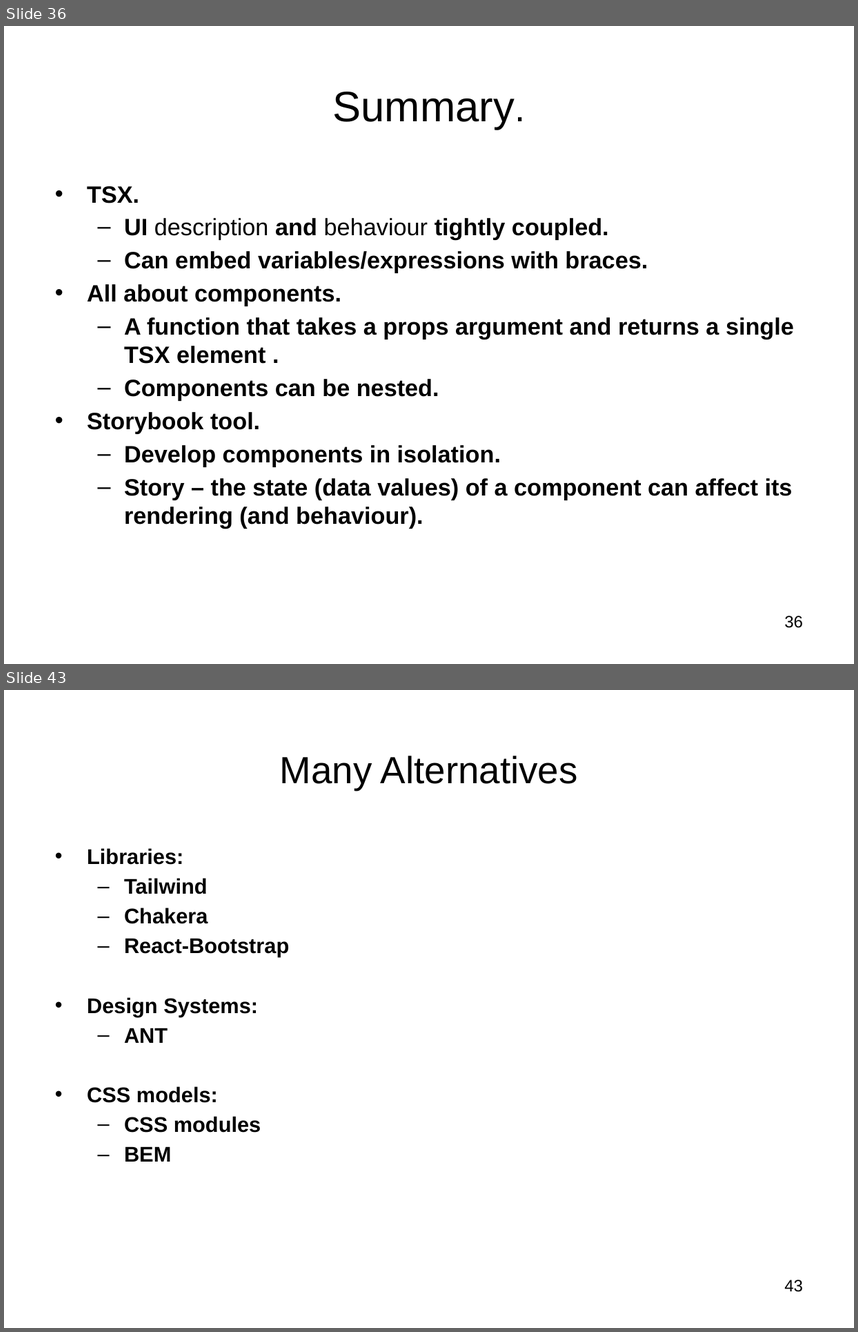
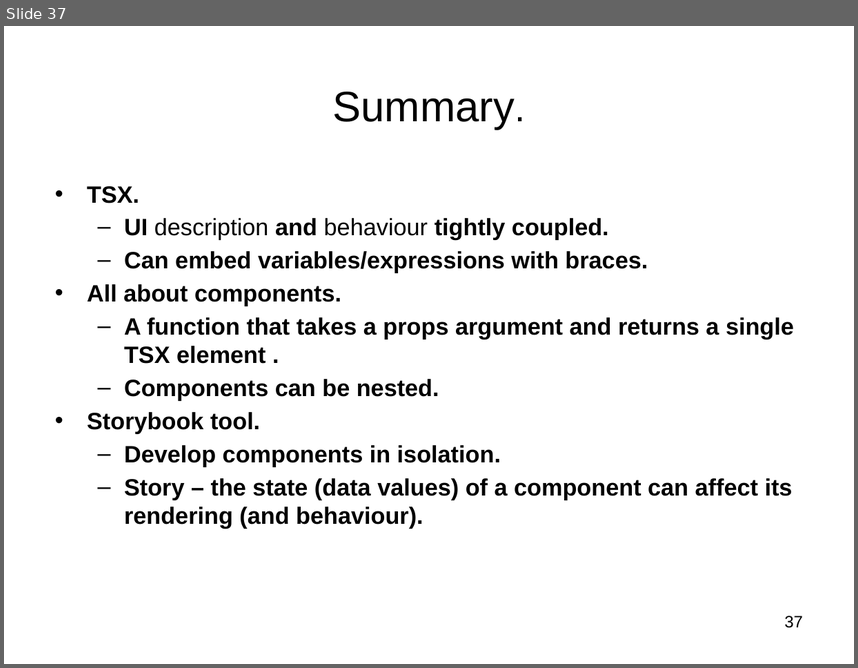
Before and after one commit to diarmuidoconnor/ewd-module-2025, a slide deck: topic04/talk-1/ReactJS_01.pptx. Shown one above the other, each under a label of ours: slides 36 and 43 before the commit, slide 37 after it; the slides between them are not shown. The pictures are 858x1332 and 858x668 pixels, drawn with LibreOffice and Linux fonts; fonts in the diff are those of the drawing. Boxes give left, top, right and bottom in pixels: in the first picture for what was removed or moved away, otherwise in the second. Text is boxed around its words. In the diff, an @@ line names an element or a change of style, - is before the commit and + after.

```diff
--- a/topic04/talk-1/ReactJS_01.pptx
+++ b/topic04/talk-1/ReactJS_01.pptx
@@ slide 43 removed at (x1=4, y1=690, x2=854, y2=1328), background #FFFFFF @@
@@ title removed at (x1=280, y1=756, x2=578, y2=790) @@
-Many Alternatives
@@ text removed at (x1=87, y1=848, x2=289, y2=1161) @@
-• Libraries:
-  – Tailwind
-  – Chakera
-  – React-Bootstrap
-• Design Systems:
-  – ANT
-• CSS models:
-  – CSS modules
-  – BEM
@@ page number removed at (x1=784, y1=1279, x2=803, y2=1292) @@
-43
@@ what was slide 36 is now slide 37 @@
@@ page number at (x1=784, y1=615, x2=803, y2=628): text changed @@
-36
+37
```
Also in this commit, not shown: 5 slides changed, 1 slide added, 6 other slides removed, 2 other files.
